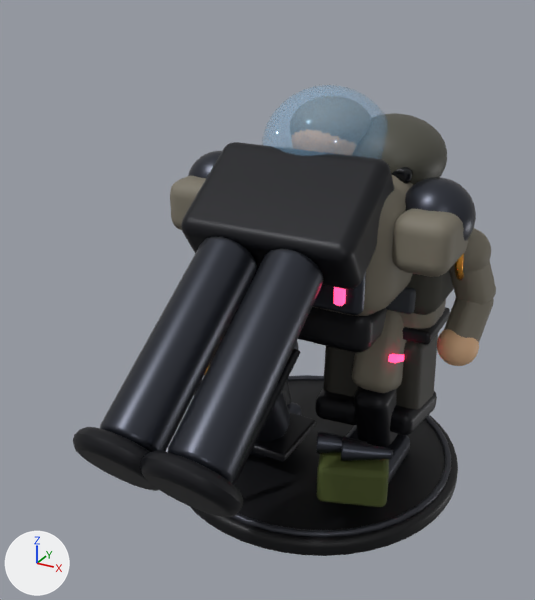
The glTF model model/morter.glb as it was, and as the next commit left it.
Both versions are drawn from a 50 mm camera at (1.84, -4.01, 3.16) aimed at (-0.07, -0.54, 1.42). Lighting does not change. The marker at lower left points along +X, +Y and +Z. The picture after the commit comes second. Where no turn or scale is listed for an object, it has been applied to the vertices. Vertices at exactly the same position are counted once.

Script lines for the objects in view, before the commit:
```python
ob_benh_net = bpy.data.objects.new('benH_net', me_ben_001)
ob_benh_net.location = (0.536, 0.304, 0.701)
ob_benv_net = bpy.data.objects.new('benV_net', me_ben)
ob_benv_net.location = (0.15, 0.259, 0.701)
ob_hoved_net = bpy.data.objects.new('hoved_net', me_hjelm)
ob_hoved_net.location = (0.34, 0.296, 2.144)
ob_mand_net = bpy.data.objects.new('mand_net', me_baelte)
ob_mand_net.location = (0.34, 0.3, 1.086)
ob_ned4_net = bpy.data.objects.new('ned4_net', me_ben_002)
ob_ned4_net.location = (-0.54, -0.62, 0.66)
ob_op3_net = bpy.data.objects.new('op3_net', me_lomme)
ob_op3_net.location = (0.138, 0.024, 1.344)
ob_op4_net = bpy.data.objects.new('op4_net', me_guldkant)
ob_op4_net.location = (-0.166, 0.287, 1.602)
ob_skuldre_net = bpy.data.objects.new('skuldre_net', me_haand)
ob_skuldre_net.location = (-0.203, 0.195, 1.031)
ob_vaaben5_net = bpy.data.objects.new('vaaben5_net', me_lob5)
ob_vaaben5_net.location = (-0.2, -1.217, 1.408)
# also in view: 'fod_net' at (0.0, 0.0, 0.07); 'op2.001_net' at (-0.3, -0.51, 0.89); 'op4.003_net' at (0.0, -0.01, 1.58); 'skuldre5_net' at (0.0, -0.08, 1.88); 'benH5_net' at (0.42, 0.03, 0.68)
```
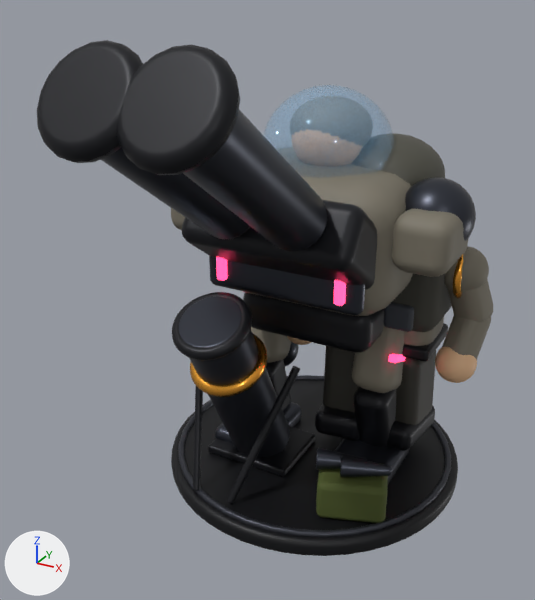
Where the newer file only moved an object's origin or applied its transform, the numbers keep the older frame.

What differs and where, as boxes [x1, y1, x2, y2] in the pictures (535 x 600 px):
'vaaben5_net', moved, turned: before [73, 142, 395, 517]; after [37, 40, 377, 290]
'op2.001_net', moved: before [209, 337, 290, 442]; after [179, 296, 290, 457]
'op1_net', moved: before [317, 431, 393, 507]; after [316, 448, 391, 523]
'skuldre_net', moved: before [437, 228, 496, 366]; after [287, 246, 493, 383]
'ned4_net', moved: before [194, 349, 316, 485]; after [193, 366, 316, 504]
'benH_net', moved: before [390, 333, 438, 436]; after [387, 350, 436, 451]
'hoved_net', moved: before [381, 113, 447, 185]; after [382, 133, 445, 186]
'benV_net', moved: before [315, 346, 359, 425]; after [315, 346, 360, 440]
'op3_net', moved: before [386, 270, 454, 315]; after [383, 274, 452, 332]
'mand_net', moved: before [398, 299, 450, 345]; after [402, 317, 448, 362]
'op4_net', moved: before [455, 254, 464, 280]; after [453, 255, 463, 299]
'benV5_net', unchanged, uncovered by the edit: before [250, 341, 302, 458]; after [215, 327, 302, 443]
'op2.002_net', unchanged, uncovered by the edit: before [223, 287, 249, 337]; after [172, 292, 252, 361]

Patch to the scene script:
```diff
--- a/model/morter.glb.py
+++ b/model/morter.glb.py
@@ me_lob5 @@
 # used by ob_vaaben5_net; location = (-0.2, -1.217, 1.408)
-me_lob5.from_pydata(...)  # 752 vertices, 1484 faces; spans x -0.32..0.72, y -0.71..1.15, z -0.6..0.84
+me_lob5.from_pydata(...)  # 752 vertices, 1484 faces; spans x -0.32..0.72, y -0.69..1.15, z 0.04..1.52
+# me_lob5 part 1: the whole mesh is turned -70 degrees about the x axis through its middle, then moved by (0.0, 0.0, 0.63)
 me_lob5.materials.append(mat_staal)
@@ ob_benh_net @@
 ob_benh_net = bpy.data.objects.new('benH_net', me_ben_001)
-ob_benh_net.location = (0.536, 0.304, 0.701)
+ob_benh_net.location = (0.536, 0.304, 0.581)
@@ ob_benv_net @@
 ob_benv_net = bpy.data.objects.new('benV_net', me_ben)
-ob_benv_net.location = (0.15, 0.259, 0.701)
+ob_benv_net.location = (0.15, 0.259, 0.581)
@@ ob_hoved_net @@
 ob_hoved_net = bpy.data.objects.new('hoved_net', me_hjelm)
-ob_hoved_net.location = (0.34, 0.296, 2.144)
+ob_hoved_net.location = (0.34, 0.296, 2.024)
@@ ob_mand_net @@
 ob_mand_net = bpy.data.objects.new('mand_net', me_baelte)
-ob_mand_net.location = (0.34, 0.3, 1.086)
+ob_mand_net.location = (0.34, 0.3, 0.966)
@@ ob_op3_net @@
 ob_op3_net = bpy.data.objects.new('op3_net', me_lomme)
-ob_op3_net.location = (0.138, 0.024, 1.344)
+ob_op3_net.location = (0.138, 0.024, 1.224)
@@ ob_op4_net @@
 ob_op4_net = bpy.data.objects.new('op4_net', me_guldkant)
-ob_op4_net.location = (-0.166, 0.287, 1.602)
+ob_op4_net.location = (-0.166, 0.287, 1.482)
@@ ob_skuldre_net @@
 ob_skuldre_net = bpy.data.objects.new('skuldre_net', me_haand)
-ob_skuldre_net.location = (-0.203, 0.195, 1.031)
+ob_skuldre_net.location = (-0.203, 0.195, 0.911)
@@ ob_ned4_net @@
 ob_ned4_net = bpy.data.objects.new('ned4_net', me_ben_002)
-ob_ned4_net.location = (-0.54, -0.62, 0.66)
+ob_ned4_net.location = (-0.54, -0.62, 0.54)
@@ ob_op1_net @@
 ob_op1_net = bpy.data.objects.new('op1_net', me_granat)
-ob_op1_net.location = (0.42, -0.5, 0.56)
+ob_op1_net.location = (0.42, -0.5, 0.44)
@@ ob_op2_001_net @@
 ob_op2_001_net = bpy.data.objects.new('op2.001_net', me_stortror)
-ob_op2_001_net.location = (-0.3, -0.505, 0.894)
+ob_op2_001_net.location = (-0.3, -0.505, 0.774)
```
